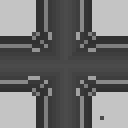
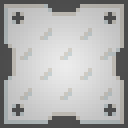
The second 128px x 128px image is a revision of the first. Changes to its layers:
added group "Group 2 copy" with 6 layers above "Group 2" over bbox(0, 0, 128, 128)
added layer "Layer 16" (multiply, 20%) in group "Group 2 copy" over bbox(0, 0, 128, 128)
added layer "Layer 15" in group "Group 2 copy" over bbox(4, 4, 124, 124)
added layer "Layer 12" (1st of 2, in "Group 2 copy") in group "Group 2 copy" over bbox(0, 0, 128, 128)
added group "Group 2" with 7 layers above "Version Meh" over bbox(0, 0, 128, 128)
added layer "Layer 14" in group "Group 2" over bbox(0, 0, 128, 128)
added layer "Layer 13" in group "Group 2" over bbox(0, 0, 128, 128)
added layer "Embossing" in group "Group 2" over bbox(0, 0, 128, 128)
added layer "Layer 12" (2nd of 2, in "Group 2") in group "Group 2" over bbox(0, 0, 128, 128)
added group "Version Meh" with 3 layers above "Old terrible panels" over bbox(0, 12, 128, 116)
added layer "Layer 9" in group "Version Meh" over bbox(4, 16, 124, 112)
added layer "Layer 8" in group "Version Meh" over bbox(4, 16, 124, 112)
added layer "Flat Colors" in group "Version Meh" over bbox(0, 12, 128, 116)
moved "Group 1" into group "Old terrible panels" over bbox(0, 0, 128, 128)
moved "Layer 1" into group "Old terrible panels" over bbox(0, 0, 128, 128)
added layer "snowy_ground" over bbox(0, 0, 128, 128)
